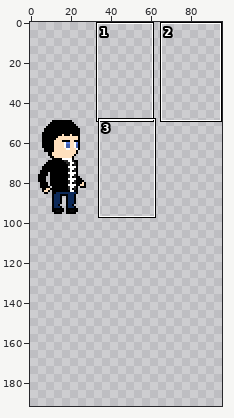
Two versions of one sprite sheet, Zold/Zold/Content/placeholders/Textures/main.png. The picture above shows the old version from afar; the outline marks the close-up.
Close-up. Before the commit:
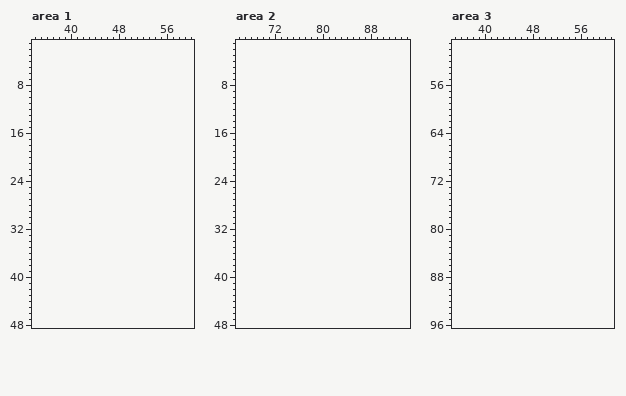
The file is 24x47 pixels. Shown: area 1: x 34..60, y 1..48; area 2: x 66..94, y 1..48; area 3: x 35..61, y 49..96. The old version is drawn lined up with the new one, on the new canvas. The commit also changed other parts of the picture, which this record leaves out.
After the commit:
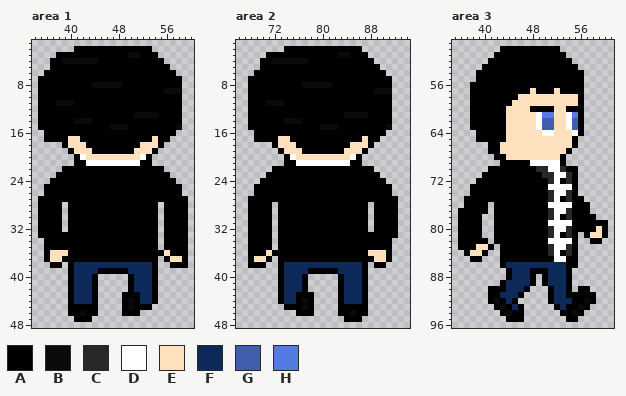
Palette (. is transparent): A #000000  B #0a0a0a  C #282828  D #ffffff  E #ffe0bd  F #0c2959  G #415ead  H #557be2
Changes in this commit:
canvas 24x47 -> 96x192, the old top-left corner now at 4,49
Changed rows in their new state; - is an unchanged pixel.
Area 1:
first column x 35:
 2 ------AAAAAAAAAAAAA------
 3 ---AAAAAAAAAAAABBAAA-----
 4 --AABBBBBBAAAAAAAAAAA----
 5 --AAAAAAAAAAAAAAAAAAAA---
 6 -AAAAAAAAAAAAAAAAAAAAAA--
 7 AAAAAAAAAAAAAAAAAAAAAAAA-
 8 AAAAAAAAABBBBBAAAAAAAAAA-
 9 AAAAAAAAAAAAAAAAAAAAABBB-
10 AAAAAAAAAAAAAAAAAAAAAAAA-
11 AAABBBAAAAAAAAAAAAAAAAAA-
12 AAAAAAAAAAAAAAAAAAAAAAAA-
13 AAAAAAAAAAAAAAAABBBBAAAA-
14 AAAAAABBBAAAAAAAAAAAAAAA-
15 AAAAAAAAAAAABBBAAAAAAAAB-
16 -AAAAAAAAAAAAAAAAAAAAAA--
17 -AAAAEEAAAAAAAAAAAAEAA---
18 ----AEEEAAAAAAAAAEEEA----
19 -----AEEEAAAAAAAEEEA-----
20 ------ADEEEEEEEEEDA------
21 ------AADDDDDDDDDAA------
22 ----AAAAAAAAAAAAAAAAA----
23 ---AAAAAAAAAAAAAAAAAAA---
24 --AAAAAAAAAAAAAAAAAAAAA--
25 -AAAAAAAAAAAAAAAAAAAAAAA-
26 -AAAAAAAAAAAAAAAAAAAAAAA-
27 AAAAAAAAAAAAAAAAAAAAAAAAA
28 AAAA-AAAAAAAAAAAAAAA-AAAA
29 AAAA-AAAAAAAAAAAAAAA-AAAA
30 AAAA-AAAAAAAAAAAAAAA-AAAA
31 AAAA-AAAAAAAAAAAAAAA-AAAA
32 AAAA-AAAAAAAAAAAAAAA-AAAA
33 AAAAAAAAAAAAAAAAAAAA-AAAA
34 -AAAAAAAAAAAAAAAAAAA-AAAA
35 -AAAAAAAAAAAAAAAAAAA-AAAA
36 -AEEEAAAAAAAAAAAAAAAAEAAA
37 -AEEAAAAAAAAAAAAAAAA-AEEA
38 --AA-AFFFFFFFFFFFFFA--AAA
39 -----AFFFFAAAAAFFFFA-----
40 -----AFFFA-----AFFFA-----
41 -----AFFFA-----AFFFA-----
42 -----AFFFA-----AFFFA-----
43 -----AFFFA----AAAFFA-----
44 -----AFFFA----ABAFFA-----
45 -----AAAAA----ABAAA------
46 -----AABAA----AAA--------
47 ------AAA----------------
Area 2:
first column x 68:
 2 ------AAAAAAAAAAAAA------
 3 ---AAAAAAAAAAAABBAAA-----
 4 --AABBBBBBAAAAAAAAAAA----
 5 --AAAAAAAAAAAAAAAAAAAA---
 6 -AAAAAAAAAAAAAAAAAAAAAA--
 7 AAAAAAAAAAAAAAAAAAAAAAAA-
 8 AAAAAAAAABBBBBAAAAAAAAAA-
 9 AAAAAAAAAAAAAAAAAAAAABBB-
10 AAAAAAAAAAAAAAAAAAAAAAAA-
11 AAABBBAAAAAAAAAAAAAAAAAA-
12 AAAAAAAAAAAAAAAAAAAAAAAA-
13 AAAAAAAAAAAAAAAABBBBAAAA-
14 AAAAAABBBAAAAAAAAAAAAAAA-
15 AAAAAAAAAAAABBBAAAAAAAAB-
16 -AAAAAAAAAAAAAAAAAAAAAA--
17 -AAAAEEAAAAAAAAAAAAEAA---
18 ----AEEEAAAAAAAAAEEEA----
19 -----AEEEAAAAAAAEEEA-----
20 ------ADEEEEEEEEEDA------
21 ------AADDDDDDDDDAA------
22 ----AAAAAAAAAAAAAAAAA----
23 ---AAAAAAAAAAAAAAAAAAA---
24 --AAAAAAAAAAAAAAAAAAAAA--
25 -AAAAAAAAAAAAAAAAAAAAAAA-
26 -AAAAAAAAAAAAAAAAAAAAAAA-
27 AAAAAAAAAAAAAAAAAAAAAAAAA
28 AAAA-AAAAAAAAAAAAAAA-AAAA
29 AAAA-AAAAAAAAAAAAAAA-AAAA
30 AAAA-AAAAAAAAAAAAAAA-AAAA
31 AAAA-AAAAAAAAAAAAAAA-AAAA
32 AAAA-AAAAAAAAAAAAAAA-AAAA
33 AAAA-AAAAAAAAAAAAAAAAAAAA
34 AAAA-AAAAAAAAAAAAAAAAAAA-
35 AAAA-AAAAAAAAAAAAAAAAAAA-
36 AAAEAAAAAAAAAAAAAAAAEEEA-
37 AEEA-AAAAAAAAAAAAAAAAEEA-
38 AAA--AFFFFFFFFFFFFFA-AA--
39 -----AFFFFAAAAAFFFFA-----
40 -----AFFFA-----AFFFA-----
41 -----AFFFA-----AFFFA-----
42 -----AFFFA-----AFFFA-----
43 -----AFFAAA----AFFFA-----
44 -----AFFABA----AFFFA-----
45 ------AAABA----AAAAA-----
46 --------AAA----AABAA-----
47 ----------------AAA------
Area 3:
first column x 36:
50 -------AAAAAAAAAA--------
51 ------AAAAAAAAAAAA-------
52 -----AAAAAAAAAAAAAA------
53 ----AAAAAAAAAAAAAAAA-----
54 ---AAAAAAAAAAAAAAAAAA----
55 ---AAAAAAAAAAAAAAAAAA----
56 --AAAAAAAAAAAAAAAAAAA----
57 --AAAAAAAAAAEAAAEAAAA----
58 --AAAAAAAAEEEEEEEEEEA----
59 --AAAAAAAEEEEEEEEEEEA----
60 --AAAAAAEEEEAAAAEEAAA----
61 --AAAAAAEEEEEDHHEEDHA----
62 --AAAAAAEEEEEDGGEEDGA----
63 --AAAAAAEEEEEDGGEEDGA----
64 ---AAAAAEEEEEEDDEEEDA----
65 ---AAAAAEEEEEEEEEEEA-----
66 -----AAEEEEEEEEEEEEA-----
67 -----AAEEEEEEEEEEEA------
68 ------AAEEEEEEEEEA-------
69 -------AAAAADDDDDA-------
70 -----AAAAAAAACCDDCAA-----
71 ----AAAAAAAAAACCDDCA-----
72 ---AAAAAAAAAAAACDACA-----
73 --AAAAAAAAAAAAADDDDA-----
74 --AAAAAAAAAAAAACDDCA-----
75 -AAAAAAAAAAAAAACDACAA----
76 -AAAA-AAAAAAAAADDDDAAA---
77 AAAAA-AAAAAAAAACDDCAAA---
78 AAAA--AAAAAAAAACDACAAAA--
79 AAAA--AAAAAAAAADDDDAAAAAA
80 AAAA--AAAAAAAAACDDCAAAAEA
81 AAAA--AAAAAAAAACDACA-AEEA
82 AAAAA-AAAAAAAAADDDDA--AA-
83 AAAEEA-AAAAAAAACDDCA-----
84 -AEEA--AAAAAAAACDACA-----
85 --AA---AAAAAAAAADDAA-----
86 -------AFFFFFFFFFFAA-----
87 --------AFFFAAAFFFA------
88 --------AFFFA-AFFFA------
89 -------AFFFFA-AFFFA------
90 -----AAAFFFA---AFFA-AA---
91 -----AAFFFA----AFFAAAAA--
92 -----ABAFA-----AFFFAABA--
93 ------ABAFA-----AFAABA---
94 -------ABAA------AABA----
95 --------AAA-------AA-----
Pixel boxes of the changes (left, top, right, bottom) in both close-ups:
added: (38, 46, 188, 322)
added: (248, 46, 398, 322)
added: (458, 46, 608, 322)
